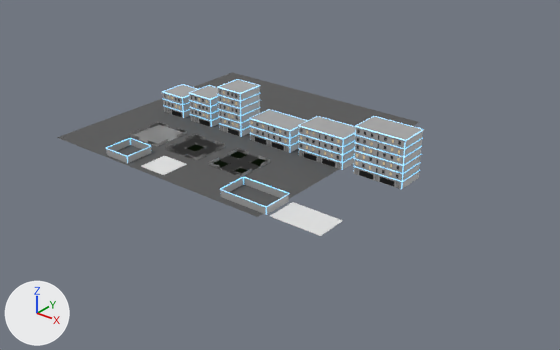
An edit to the Blender file 3D Models/Buildings_Part_1.blend, drawn before and after from the same camera.
The view is the same before and after, from a camera (50 mm lens) standing at (243.0, -273.0, 151.0) and looking at (34.0, -13.0, -10.0). The axes (+X, +Y, +Z) are drawn at lower left. The lights are the same throughout.

The scene before the commit, as lines of its bpy script (objects in view):
```python
ob_building_50_007 = bpy.data.objects.new('Building_50.007', me_cube_107)
ob_building_50_007.location = (85.0, 0.0, 3.7)
ob_building_50_007.scale = (1.0, 1.0, 1.15)
ob_building_50_015 = bpy.data.objects.new('Building_50.015', me_cube_066)
ob_building_50_015.location = (0.1, -54.6, 0.1)
ob_building_50_015.scale = (1.0, 1.0, 1.15)
ob_building_50_017 = bpy.data.objects.new('Building_50.017', me_cube_069)
ob_building_50_017.location = (-22.0, -56.0, -0.1)
ob_building_50_017.scale = (1.0, 1.0, 1.15)
ob_building_50_018 = bpy.data.objects.new('Building_50.018', me_cube_108)
ob_building_50_018.location = (54.0, -54.0, -0.1)
ob_building_50_018.scale = (1.0, 1.0, 1.15)
ob_building_50_019 = bpy.data.objects.new('Building_50.019', me_cube_109)
ob_building_50_019.location = (81.1, -54.2, 0.1)
ob_building_50_019.scale = (1.0, 1.0, 1.15)
ob_plane = bpy.data.objects.new('Plane', me_plane)
ob_plane.location = (0.0, 0.0, 0.0)
# also in view: 'Cube.011' at (-28.0, -32.0, 0.0); 'Building_50.009' at (-42.0, 0.0, 6.0); 'Building_50.005' at (-2.0, 0.0, 11.0); 'Cube.021' at (-2.0, -31.0, 0.0); 'Cube.016' at (26.0, -31.0, 0.0)
```
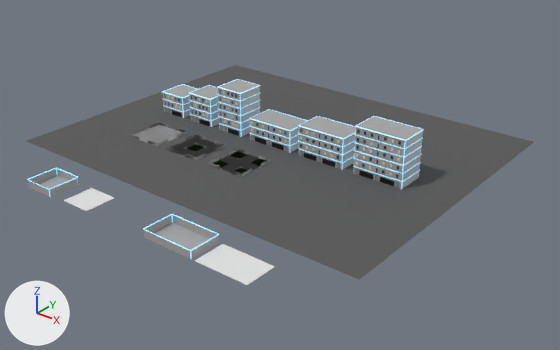
Commit message: 3D Model Buildings Update

Changed parts and their boxes (x1, y1, x2, y2) in the pictures (560 x 350 px):
'Plane', mesh rescaled (40% wider, 48% taller): before (57, 72, 419, 217); after (27, 65, 534, 280)
'Building_50.018', moved: before (220, 177, 289, 215); after (143, 214, 219, 259)
'Building_50.019', moved: before (270, 202, 343, 236); after (195, 244, 275, 285)
'Building_50.017', moved: before (106, 138, 151, 163); after (27, 168, 78, 197)
'Building_50.015', moved: before (141, 156, 187, 175); after (64, 188, 114, 211)

The change, as a diff of the scene's bpy script:
```diff
--- a/3D Models/Buildings_Part_1.blend.py
+++ b/3D Models/Buildings_Part_1.blend.py
@@ me_plane @@
 me_plane.from_pydata(...)  # 117 vertices, 96 faces; spans x -65.1..65.1, y -65.1..65.1, z 0.0
 # used by ob_plane; location = (0.0, 0.0, 0.0)
+# me_plane part 1: the whole mesh is scaled about its middle by (1.5, 1.19, 1), then moved by (24.2, 0.0, 0.0)
 me_plane.materials.append(mat_material_014)
@@ ob_building_50_015 @@
 ob_building_50_015 = bpy.data.objects.new('Building_50.015', me_cube_066)
-ob_building_50_015.location = (0.1, -54.6, 0.1)
+ob_building_50_015.location = (0.1, -97.6, 0.1)
 ob_building_50_015.scale = (1.0, 1.0, 1.15)
@@ ob_building_50_017 @@
 ob_building_50_017 = bpy.data.objects.new('Building_50.017', me_cube_069)
-ob_building_50_017.location = (-22.0, -56.0, -0.1)
+ob_building_50_017.location = (-22.0, -99.0, -0.1)
 ob_building_50_017.scale = (1.0, 1.0, 1.15)
@@ ob_building_50_018 @@
 ob_building_50_018 = bpy.data.objects.new('Building_50.018', me_cube_108)
-ob_building_50_018.location = (54.0, -54.0, -0.1)
+ob_building_50_018.location = (54.0, -97.0, -0.1)
 ob_building_50_018.scale = (1.0, 1.0, 1.15)
@@ ob_building_50_019 @@
 ob_building_50_019 = bpy.data.objects.new('Building_50.019', me_cube_109)
-ob_building_50_019.location = (81.1, -54.2, 0.1)
+ob_building_50_019.location = (81.1, -97.2, 0.1)
 ob_building_50_019.scale = (1.0, 1.0, 1.15)
```
